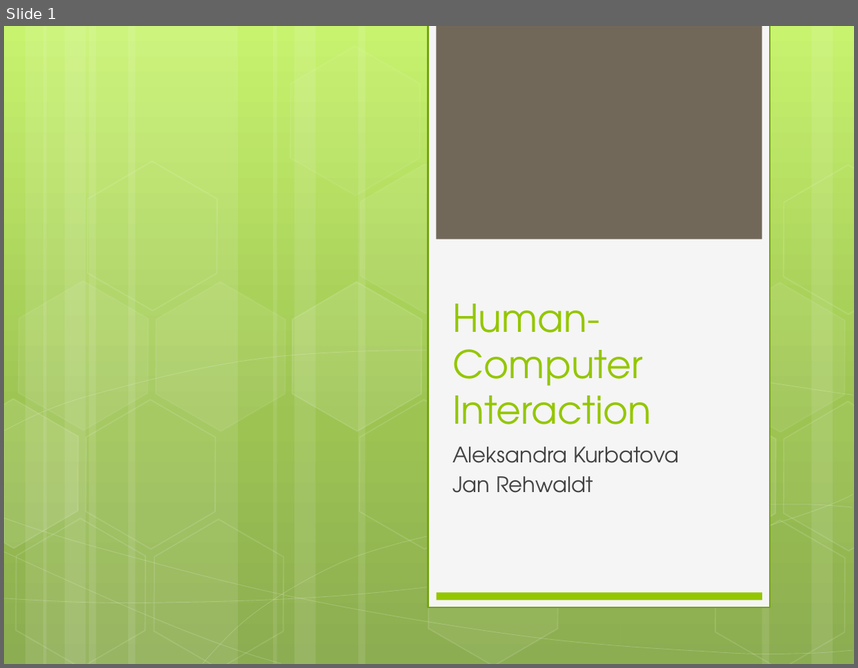
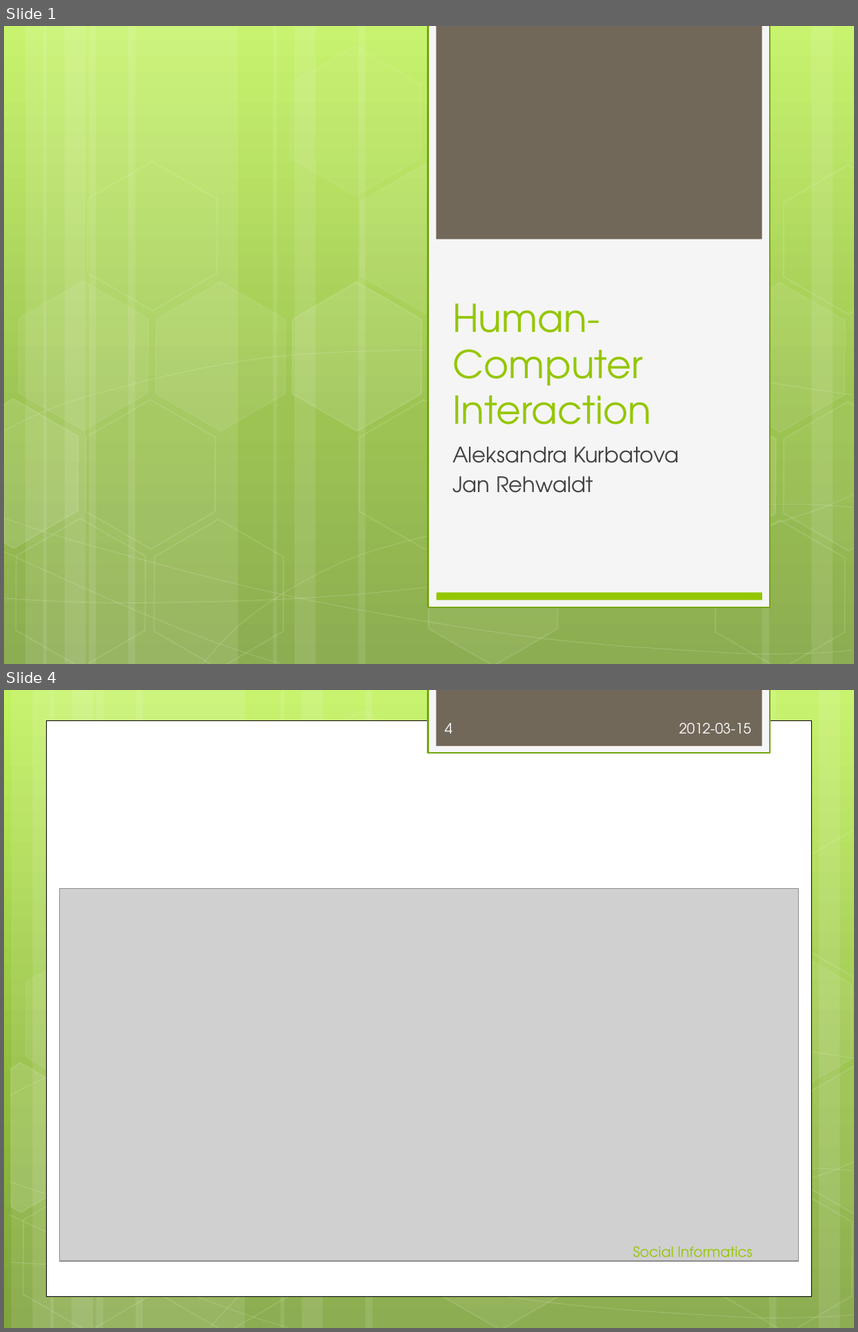
Before and after one commit to jrehwaldt/UT-12SS-Social-Informatics, a slide deck: 2012-03-12_Aleksandra Kurbatova_Jan Rehwaldt_Human-Computer Interaction.pptx. Shown one above the other, each under a label of ours: slide 1 before the commit, slides 1 and 4 after it; the slides between them are not shown. The pictures are 858x668 and 858x1332 pixels, drawn with LibreOffice and Linux fonts; fonts in the diff are those of the drawing; grey boxes stand for pictures. Boxes give left, top, right and bottom in pixels: in the first picture for what was removed or moved away, otherwise in the second. Text is boxed around its words. In the diff, an @@ line names an element or a change of style, - is before the commit and + after.

```diff
--- a/2012-03-12_Aleksandra Kurbatova_Jan Rehwaldt_Human-Computer Interaction.pptx
+++ b/2012-03-12_Aleksandra Kurbatova_Jan Rehwaldt_Human-Computer Interaction.pptx
@@ slide 4 added at bbox=[4, 690, 854, 1328], background gradient #C3F35F to #93BF3F to #81A53E @@
@@ rectangle added at bbox=[428, 690, 770, 753], fill #F5F5F5, outline #74A510 1.25 pt @@
@@ rectangle added at bbox=[436, 690, 762, 746], fill #71685A @@
@@ rectangle added at bbox=[47, 720, 811, 1295], fill #FFFFFF, outline #000000 0.5 pt @@
@@ page number added at bbox=[445, 723, 452, 733], 12 pt, text #FEFEFE @@
+4
@@ text added at bbox=[680, 722, 751, 733], 12 pt, text #FEFEFE @@
+2012-03-15
@@ group added at bbox=[4, 690, 854, 1328]: 12 rectangles, 8 freeform shapes, 8 hexagons @@
@@ picture added at bbox=[59, 888, 798, 1261] @@
@@ text added at bbox=[633, 1245, 752, 1263], 12 pt, text #94C600 @@
+Social Informatics
```
Also in this commit, not shown: 5 slides changed, 3 other slides added, 2 slides removed.
